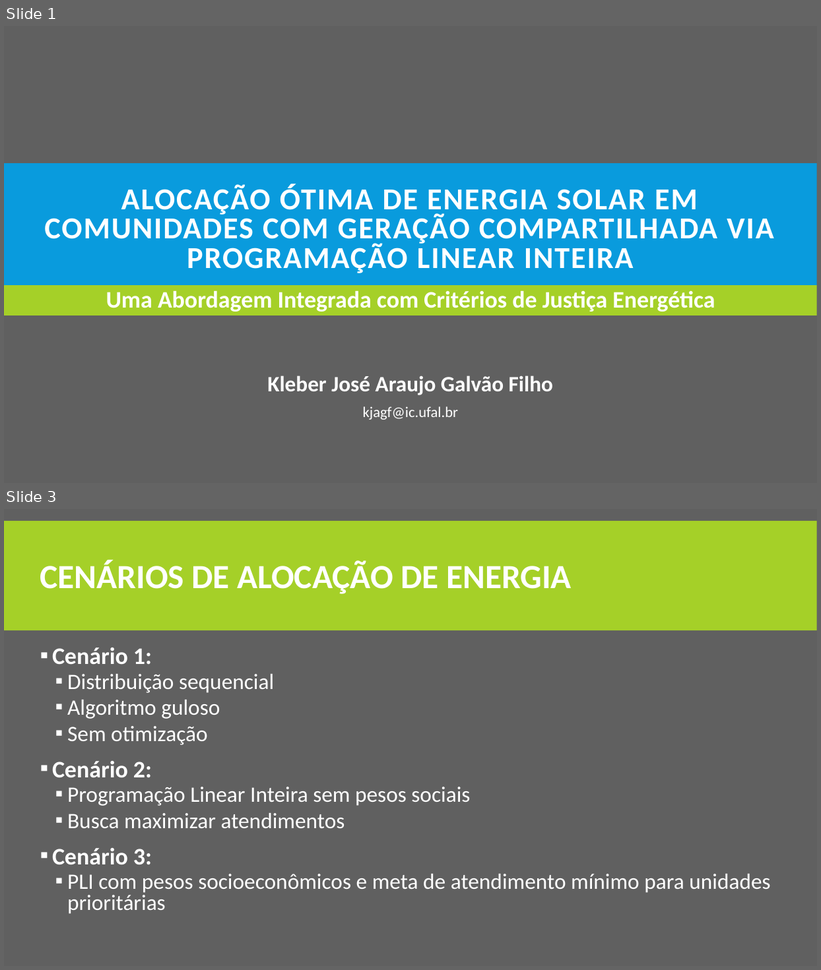
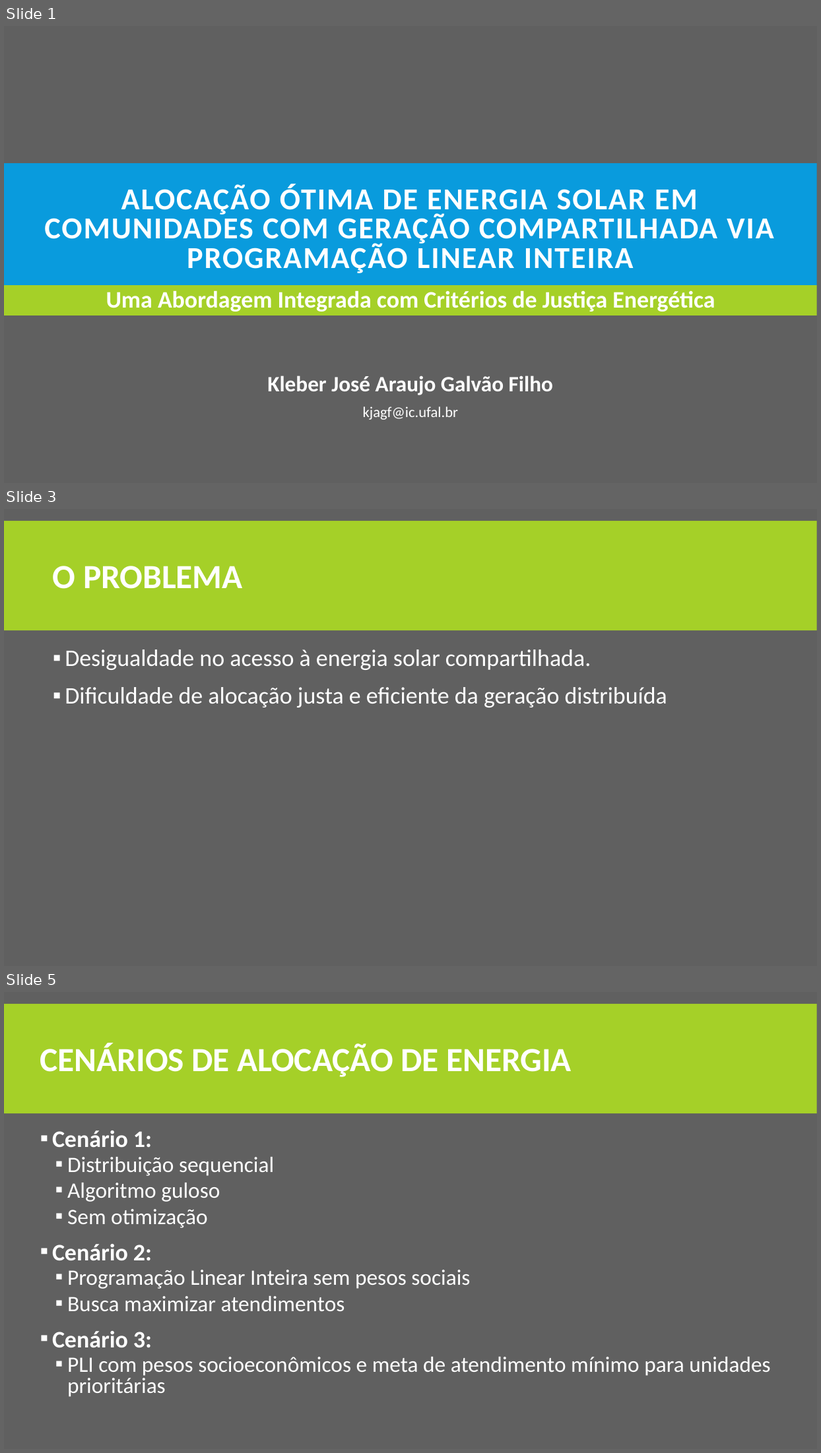
Before and after one commit to K-Galvao-Filho/mestrado-otimizacao-projeto_final, a slide deck: artigo/Apresentação.pptx. Shown one above the other, each under a label of ours: slides 1 and 3 before the commit, slides 1, 3 and 5 after it; the slides between them are not shown. The pictures are 821x970 and 821x1453 pixels, drawn with LibreOffice and Linux fonts; fonts in the diff are those of the drawing. Boxes give left, top, right and bottom in pixels: in the first picture for what was removed or moved away, otherwise in the second. Text is boxed around its words. In the diff, an @@ line names an element or a change of style, - is before the commit and + after.

```diff
--- a/artigo/Apresentação.pptx
+++ b/artigo/Apresentação.pptx
@@ slide 3 added at <box>4,509,817,966</box>, background #606060; not listed: 1 template element that a slide beside it also shows @@
@@ title added at <box>53,566,243,589</box>, 40 pt, text #FFFFFF, bold @@
+O PROBLEMA
@@ text added at <box>65,650,667,708</box>, 28 pt, text #FFFFFF @@
+▪ Desigualdade no acesso à energia solar compartilhada.
+▪ Dificuldade de alocação justa e eficiente da geração distribuída
@@ what was slide 3 is now slide 5 @@
```
Also in this commit, not shown: 1 slide changed, 1 other slide added.
